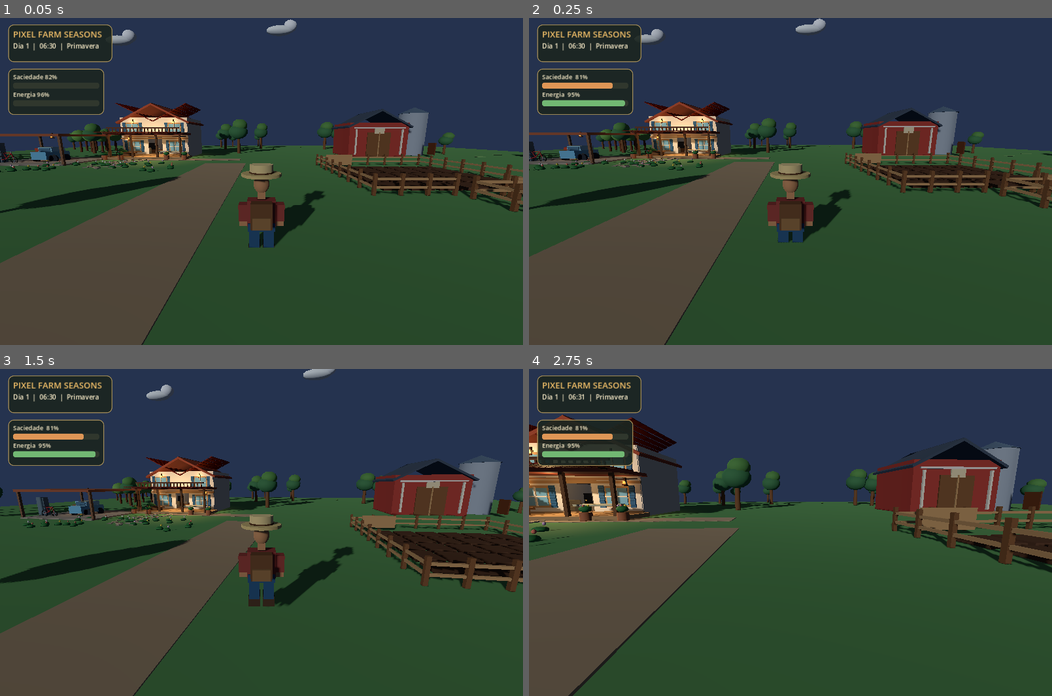
Above: before the commit, frames 1-4 (two rows, left to right).
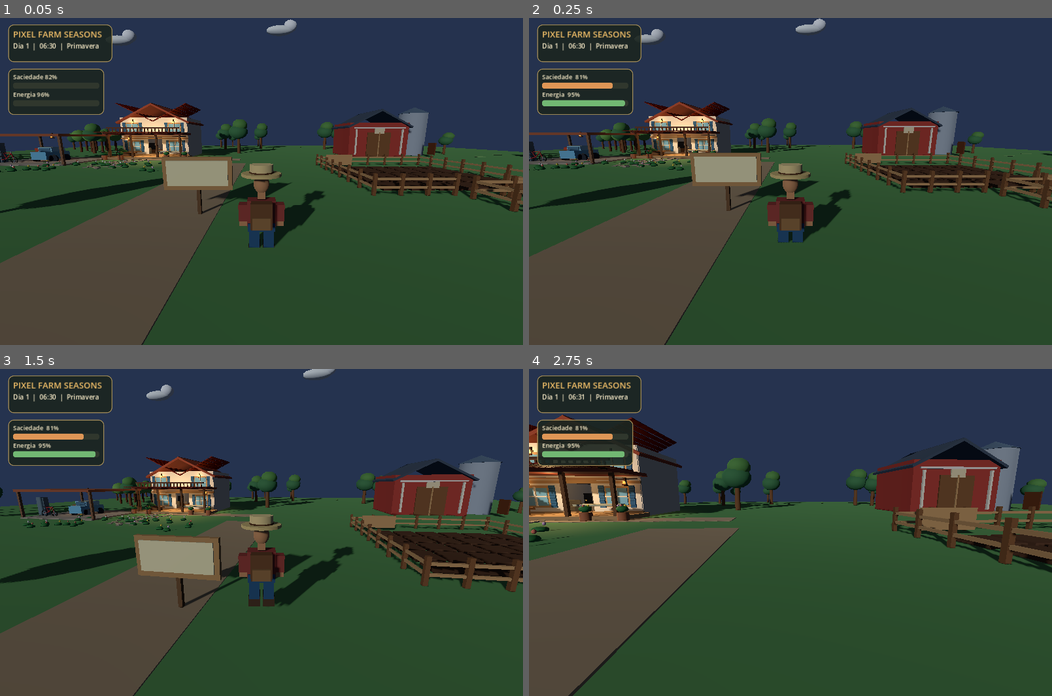
Above: after the commit, the same moments.

Repository: juniordev830/pixel-farm-seasons
Game: Godot game, scene res://scenes/farm_world.tscn
Same seed, same stepped clock (60 frames per second), same inputs: the game is played once before the commit and once after it.
Inputs (mouse positions are in pixels of both pictures, inside the frame that each line leads up to):
- Up to frame 1 (0.05 s): no input
- Up to frame 2 (0.25 s): no input
- Up to frame 3 (1.5 s): tap Enter (ui_accept) at 0.5 s; move the mouse to (287, 532) at 0.52 s; hold Ctrl (crouch) 0.53-1.28 s; hold W (move_forward) from 0.53 s (still down); tap Space (jump) at 0.77 s; move the mouse to (235, 532) at 1.27 s; tap Shift (sprint) at 1.35 s
- Up to frame 4 (2.75 s): keep holding W (move_forward); tap Space (jump) at 1.52 s; move the mouse to (800, 525) at 2.02 s; hold V (toggle_camera) from 2.03 s (still down)

The runs differ from the first frame. In frame 1, 1.6% of the frame differs, in the area x 30-56%, y 42-60%; in frame 2, 1.5%; in frame 3, 2.5%, in the area x 25-60%, y 50-73%; in frame 4, nothing differs.

Commit message:
feat(farm): integrate missions, unique rewards, campaign ending and save progress

Diff:
--- a/godot/scripts/life_sim.gd
+++ b/godot/scripts/life_sim.gd
@@ -8,6 +8,7 @@
 const TimeRules = preload("res://scripts/rural_time.gd")
 const Schedule = preload("res://scripts/rural_schedule.gd")
 const VitalRules = preload("res://scripts/rural_vitals.gd")
+const Missions = preload("res://scripts/farm_missions.gd")
 
 var farmer: CharacterBody3D
 var car: CharacterBody3D
@@ -28,6 +29,9 @@
 var coins := 180
 var level := 1
 var experience := 0
+var mission_stats: Dictionary = {"harvested": 0, "animal_days": 0, "milk": 0, "eggs": 0, "sold": 0, "days": 0}
+var mission_completed: Array[String] = []
+var campaign_finished := false
 var food := 6
 var feed := 5
 var seeds := 12
@@ -66,6 +70,7 @@
     _make_house_walkable()
     _build_furniture()
     _build_garage()
+    _build_mission_board()
     _build_outskirts()
     _build_hud()
     _register_activities()
@@ -79,6 +84,7 @@
     _refresh_reminder()
     _announce("Bem-vindo ao sitio! Entre na casa, cuide dos animais ou dirija ate o mercado.")
     initialized = true
+    _review_missions()
 
 
 func _make_mat(tint: Color) -> StandardMaterial3D:
@@ -237,6 +243,13 @@
     _box("Armario ferramentas", Vector3(-29.15, 1.12, -3.25), Vector3(1.0, 2.24, 0.55), Color("#6b7e80"))
     _make_car()
     _make_bicycle()
+
+
+func _build_mission_board() -> void:
+    # Painel de tarefas visivel perto do ponto de inicio do fazendeiro.
+    _box("Quadro de missoes - poste", Vector3(-2.4, 0.87, 13.5), Vector3(0.14, 1.7, 0.14), Color("#765638"))
+    _box("Quadro de missoes - placa", Vector3(-2.4, 1.62, 13.5), Vector3(2.6, 1.25, 0.15), Color("#b98d59"))
+    _box("Quadro de missoes - papel", Vector3(-2.4, 1.64, 13.60), Vector3(2.28, 0.94, 0.04), Color("#eee0ad"))
 
 
 func _bike_tube(label: String, a: Vector3, b: Vector3, tint: Color) -> void:
@@ -374,6 +387,7 @@
 
 
 func _register_activities() -> void:
+    _add_interaction("Ver objetivos da fazenda", Vector3(-2.4, 1.1, 13.5), "missions", 3.2)
     _add_interaction("Geladeira / preparar refeicao", Vector3(-12.95, 1.25, -16.3), "fridge")
     _add_interaction("Mesa / tomar cafe, almocar ou jantar", Vector3(-14.72, 1.0, -12.62), "eat")
     _add_interaction("Televisao", Vector3(-17.65, 1.4, -15.32), "tv")
@@ -508,6 +522,8 @@
         _announce("Aproxime-se de um objeto para interagir.")
         return
     match String(target["kind"]):
+        "missions":
+            _announce("OBJETIVO: " + current_mission_text())
         "farm":
             if farm_system != null:
                 var message: String = String(farm_system.call("interact", int(target["plot_index"])))
@@ -521,6 +537,7 @@
                 elif message.begins_with("Colheu "):
                     advance_activity("colher")
                     _award_experience(10)
+                    mission_stats["harvested"] = int(mission_stats.get("harvested", 0)) + 3
         "fridge":
             if food < 1:
                 _announce("Geladeira vazia! Compre mantimentos na venda da vila.")
@@ -579,6 +596,7 @@
                 coins += 12
                 advance_activity("ordenhar")
                 _award_experience(10)
+                mission_stats["milk"] = int(mission_stats.get("milk", 0)) + 2
                 _announce("Ordenha concluida: +2 leite, +R$ 12 pela venda automatica.")
         "eggs":
             if eggs_collected:
@@ -591,6 +609,7 @@
                 coins += 9
                 advance_activity("recolher_ovos")
                 _award_experience(8)
+                mission_stats["eggs"] = int(mission_stats.get("eggs", 0)) + 3
                 _announce("Coletou 3 ovos e recebeu R$ 9 pela venda automatica.")
         "repair":
             if coins < 20:
@@ -614,6 +633,7 @@
                 harvested = 0
                 advance_activity("mercado")
                 _award_experience(3)
+                mission_stats["sold"] = int(mission_stats.get("sold", 0)) + sold
                 _announce("Vendeu %d produtos da horta por R$ %d! E novamente para comprar." % [sold, sold * 5])
             elif coins < 30:
                 _announce("O kit com comida, racao e sementes custa R$ 30.")
@@ -624,6 +644,7 @@
                 seeds += 8
                 advance_activity("mercado")
                 _announce("Comprou +4 mantimentos, +3 racoes e +8 sementes por R$ 30.")
+    _review_missions()
     _refresh_devices()
     _save_progress()
 
@@ -639,6 +660,30 @@
         coins += level * 5
     if level >= 30:
         experience = mini(experience, level * 50)
+
+
+func current_mission_text() -> String:
+    return Missions.describe(mission_stats, mission_completed)
+
+
+func _review_missions() -> void:
+    var newly_completed := false
+    for goal in Missions.GOALS:
+        var key := String(goal["key"])
+        if key in mission_completed:
+            continue
+        if int(mission_stats.get(goal["stat"], 0)) < int(goal["target"]):
+            continue
+        mission_completed.append(key)
+        newly_completed = true
+        coins += int(goal["coins"])
+        _award_experience(int(goal["xp"]))
+        _announce("Objetivo completo: %s! +R$ %d e +%d XP." % [goal["title"], int(goal["coins"]), int(goal["xp"])])
+    if not campaign_finished and Missions.completed(mission_stats, mission_completed):
+        campaign_finished = true
+        _announce("PARABENS! VOCE CONCLUIU A CAMPANHA DA FAZENDA! O modo livre continua.")
+    elif newly_completed:
+        _save_progress()
 
 
 func _meal_name() -> String:
@@ -683,6 +728,11 @@
 
 
 func _daily_reset() -> void:
+    # Um dia conta no objetivo de cuidados apenas se ração e agua foram dadas.
+    if cow_fed and animals_watered:
+        mission_stats["animal_days"] = int(mission_stats.get("animal_days", 0)) + 1
+    mission_stats["days"] = maxi(int(mission_stats.get("days", 0)), day - 1)
+    _review_missions()
     if farm_system != null:
         farm_system.call("advance_day", _rain_on_day(day - 1))
     cow_fed = false
@@ -772,14 +822,14 @@
         ready = int(farm_system.call("crops_ready"))
         tool = String(farm_system.call("tool_name"))
         crop = String(farm_system.call("seed_name"))
-    hud_stats.text = "TEMPO POR ATIVIDADES | DIA %d  |  %s   …(243 unchanged characters)… : %s\nCarro: %d%%  |  Nivel %d  XP %d/%d" % [
+    hud_stats.text = "TEMPO POR ATIVIDADES | DIA %d  |  %s   …(243 unchanged characters)… : %s\nCarro: %d%%  |  Nivel %d  XP %d/%d\nObjetivo: %s" % [
         day, _time_string(), _season(), _weather_label(), coins,
         int(hunger), int(energy),
         food, feed, seeds, harvested, ready, eggs, milk,
         tool, crop,
         "ok" if meals["cafe"] else "-", "ok" if meals["almoco"] else "-", "ok" if meals["jantar"] else "-",
         "sim" if cow_fed else "nao", "sim" if animals_watered else "nao",
-        int(car_condition), level, experience, level * 50
+        int(car_condition), level, experience, level * 50, current_mission_text()
     ]
     var next := _closest()
     hud_hint.text = ("E — " + String(next["title"])) if not next.is_empty() else "Explore e trabalhe na fazenda: E interagir | F ferramenta | G semente."
@@ -795,6 +845,7 @@
         "version": 1, "day": day, "minutes": minutes, "hunger": hunger,
         "energy": energy, "coins": coins, "food": food, "feed": feed,
         "level": level, "experience": experience,
+        "mission_stats": mission_stats, "mission_completed": mission_completed, "campaign_finished": campaign_finished,
         "seeds": seeds, "harvested": harvested,
         "farming": farm_system.call("serialize") if farm_system != null else [],
         "eggs": eggs, "milk": milk, "car_condition": car_condition,
@@ -828,6 +879,16 @@
     coins = maxi(0, int(data.get("coins", coins)))
     level = clampi(int(data.get("level", level)), 1, 30)
     experience = clampi(int(data.get("experience", experience)), 0, level * 50)
+    var stored_stats: Variant = data.get("mission_stats", {})
+    if typeof(stored_stats) == TYPE_DICTIONARY:
+        for key in mission_stats.keys():
+            mission_stats[key] = maxi(0, int(stored_stats.get(key, 0)))
+    var stored_completed: Variant = data.get("mission_completed", [])
+    if typeof(stored_completed) == TYPE_ARRAY:
+        for key in stored_completed:
+            if typeof(key) == TYPE_STRING and String(key) not in mission_completed:
+                mission_completed.append(String(key))
+    campaign_finished = bool(data.get("campaign_finished", false))
     food = maxi(0, int(data.get("food", food)))
     feed = maxi(0, int(data.get("feed", feed)))
     seeds = maxi(0, int(data.get("seeds", seeds)))
